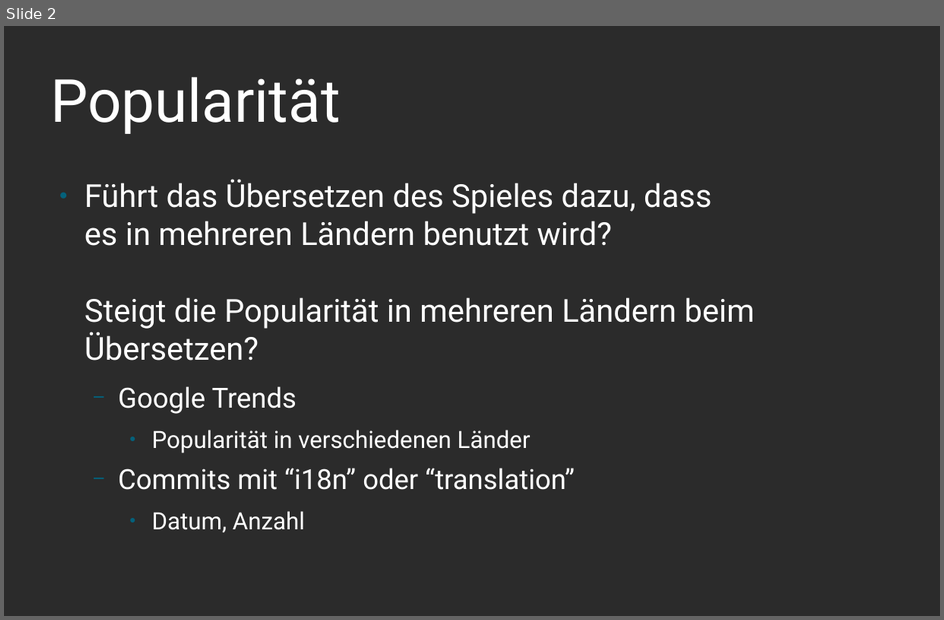
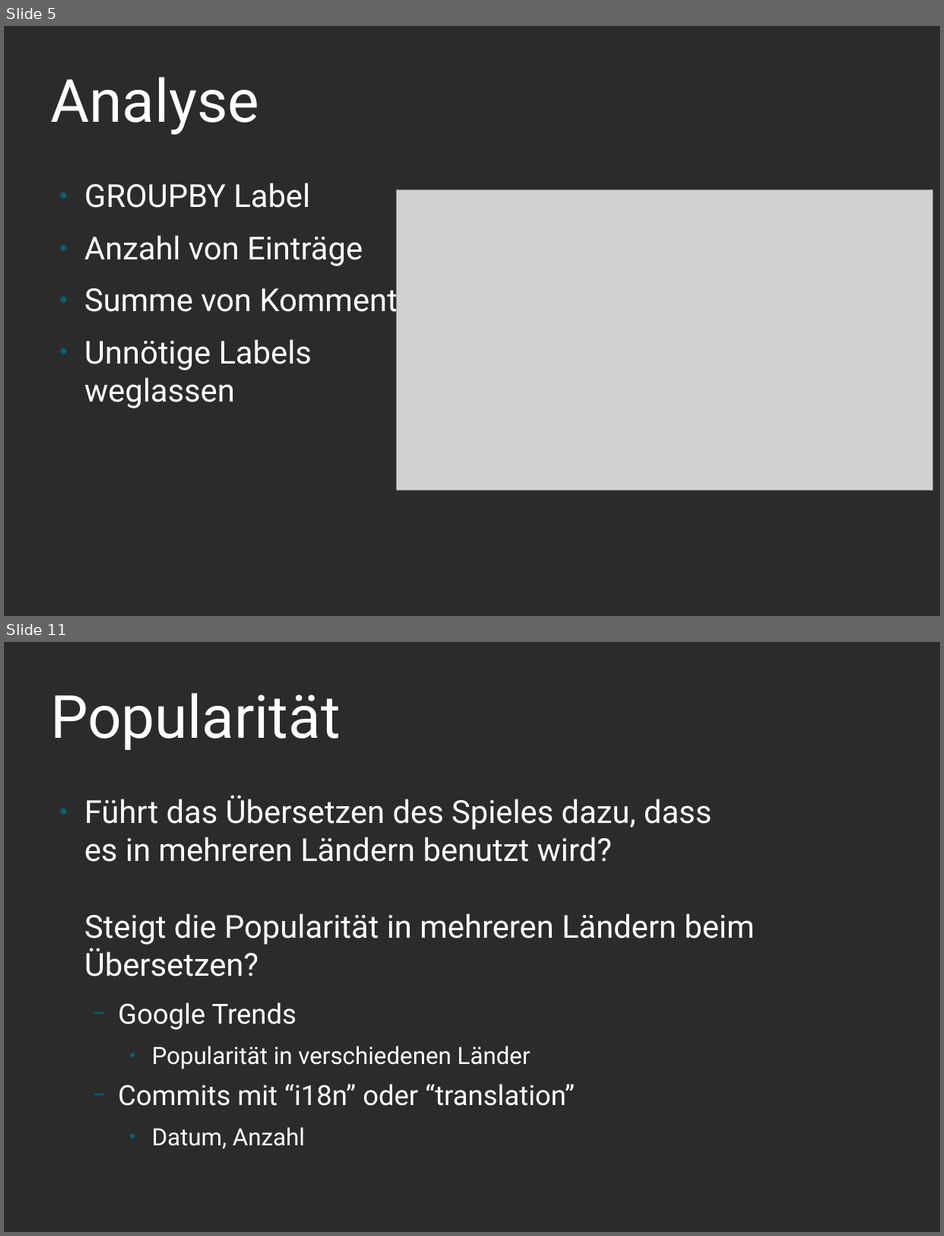
Before and after one commit to BoyanH/SoftwareProcesses17-18, a slide deck: Homework10/results_presentation.odp. Shown one above the other, each under a label of ours: slide 2 before the commit, slides 5 and 11 after it; the slides between them are not shown. The pictures are 944x620 and 944x1236 pixels, drawn with LibreOffice and Linux fonts; fonts in the diff are those of the drawing; grey boxes stand for pictures; background and template pictures are left out; a plain dark background stands for a picture behind light text. Boxes give left, top, right and bottom in pixels: in the first picture for what was removed or moved away, otherwise in the second. Text is boxed around its words. In the diff, an @@ line names an element or a change of style, - is before the commit and + after.

```diff
--- a/Homework10/results_presentation.odp
+++ b/Homework10/results_presentation.odp
@@ slide 5 added at bbox=[4, 26, 940, 616], background picture (left out) @@
@@ title added at bbox=[51, 77, 260, 135], 60 pt, text #FFFFFF @@
+Analyse
@@ text added at bbox=[85, 183, 442, 408], 32 pt, text #FFFFFF @@
+● GROUPBY Label
+● Anzahl von Einträge
+● Summe von Kommentare
+● Unnötige Labels weglassen
@@ picture added at bbox=[396, 190, 934, 490] @@
@@ what was slide 2 is now slide 11 @@
```
Also in this commit, not shown: 1 slide changed, 8 other slides added.
